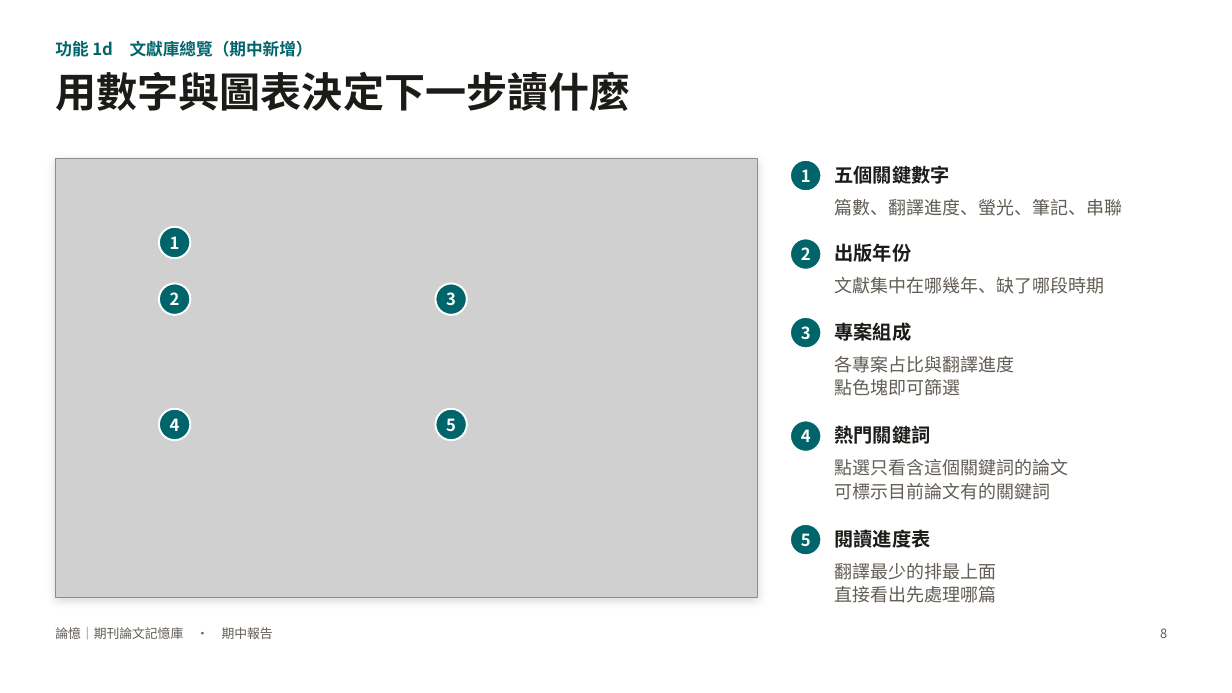
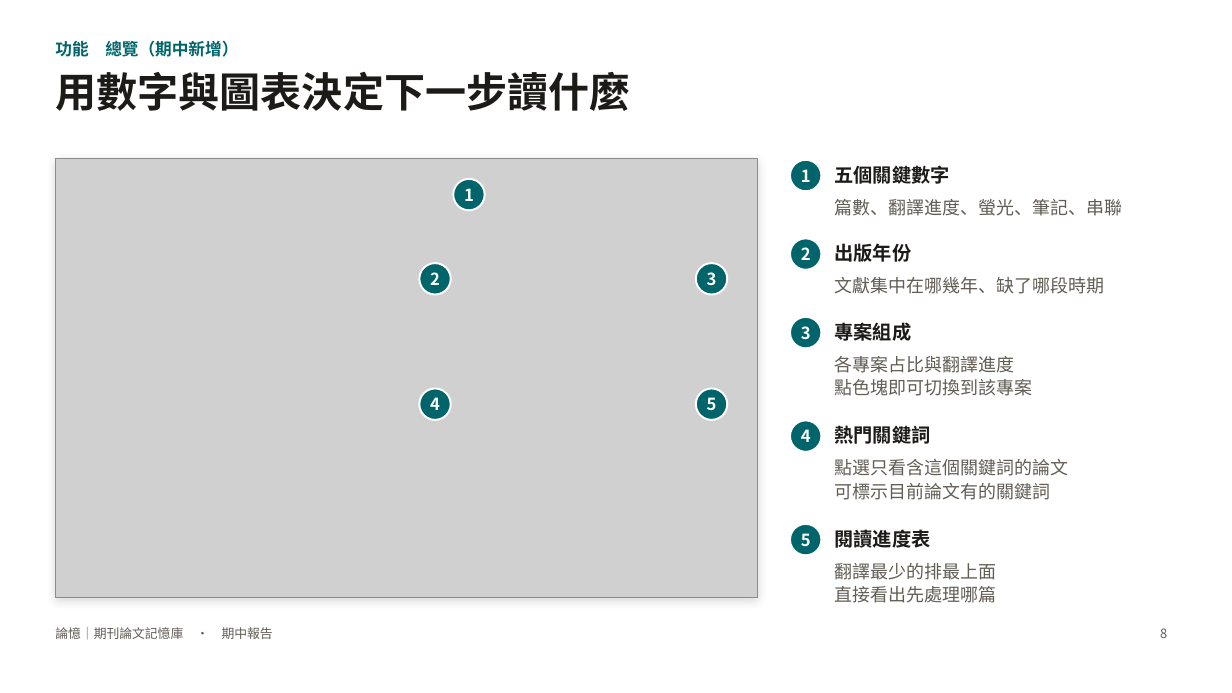
Before and after one commit to charleslin2003-prog/Journal-Article-Memory-Tool, a slide deck: slide 8 of docs/期中報告_論憶.pptx. Drawn at 1232x693 pixels with LibreOffice and Linux fonts; fonts in the diff are those of the drawing; grey boxes stand for pictures. Boxes give left, top, right and bottom in pixels: in the first picture for what was removed or moved away, otherwise in the second. Text is boxed around its words. In the diff, an @@ line names an element or a change of style, - is before the commit and + after.

```diff
--- a/docs/期中報告_論憶.pptx
+++ b/docs/期中報告_論憶.pptx
@@ text at box(55, 40, 238, 57): text changed @@
-功能 1d 文獻庫總覽（期中新增）
+功能 總覽（期中新增）
@@ text "1": place and size @@
-text "1" at box(170, 236, 180, 249)
+text "1" at box(464, 188, 474, 201)
@@ ellipse: place and size @@
-ellipse at box(159, 226, 190, 258)
+ellipse at box(454, 179, 485, 211)
@@ 4 texts, 4 ellipses: place and size @@
-4 texts, 4 ellipses at box(159, 284, 467, 440)
+4 texts, 4 ellipses at box(420, 263, 727, 420)
@@ text at box(834, 379, 1032, 396): text changed @@
-點色塊即可篩選
+點色塊即可切換到該專案
```
Also in this commit, not shown: 13 other slides changed, 1 slide added, 1 slide removed, 17 other files.
